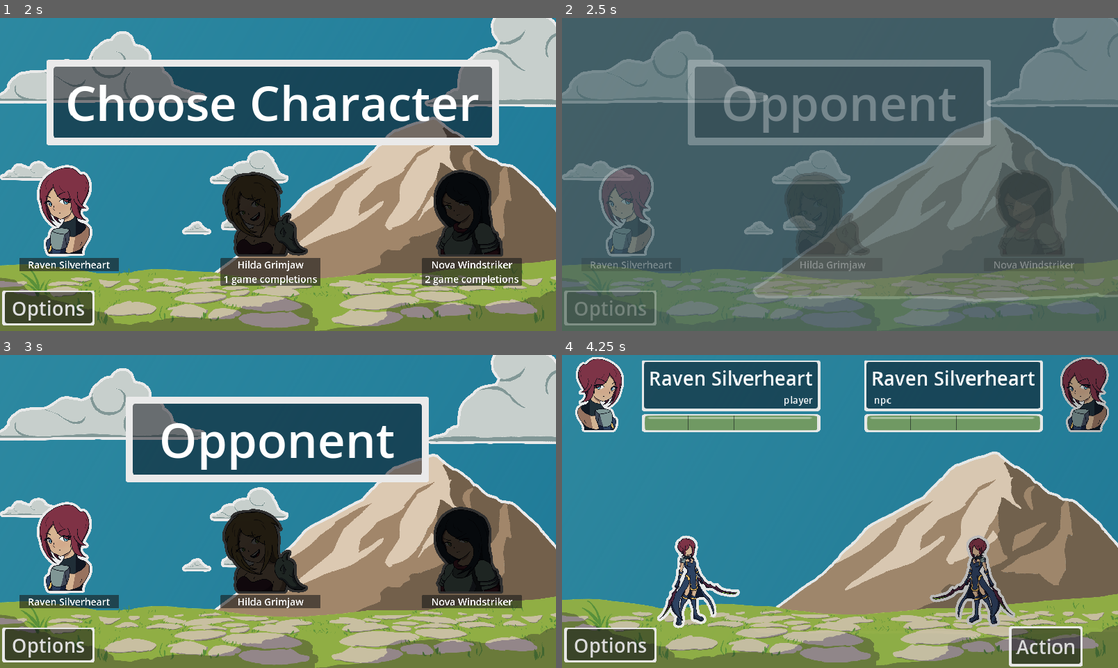
Above: before the commit, frames 1-4 (two rows, left to right).
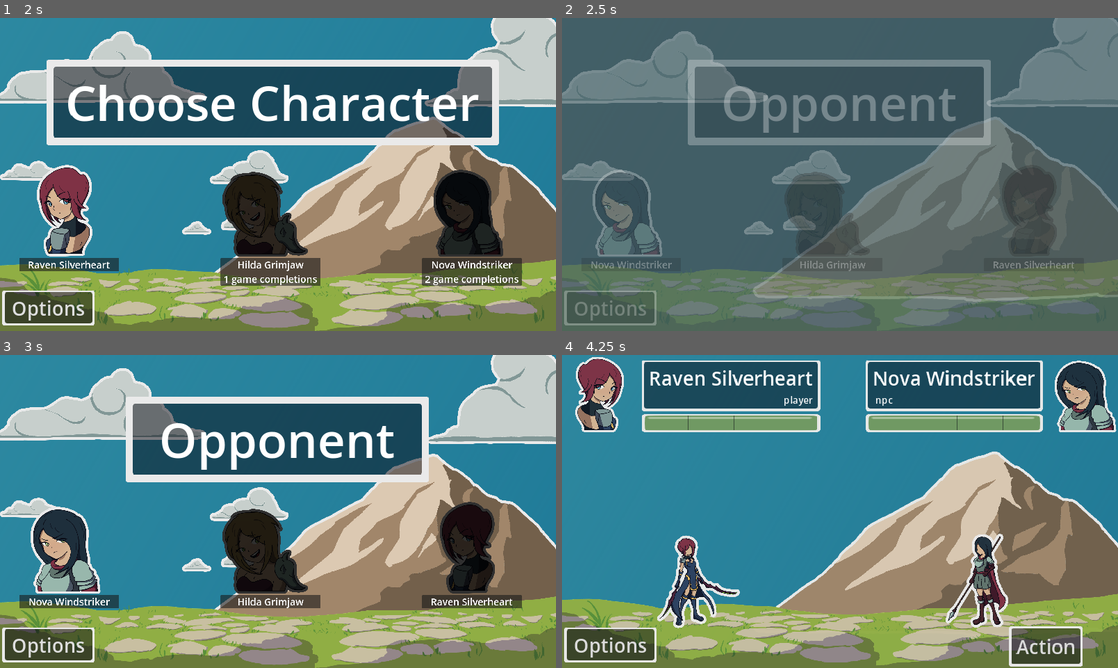
Above: after the commit, the same moments.

Repository: MajorZiploc/sticker_book_moments
Game: Godot game, scene res://scenes/title_scene.tscn
Same seed, same stepped clock (60 frames per second), same inputs: the game is played once before the commit and once after it.
Inputs (mouse positions are in pixels of both pictures, inside the frame that each line leads up to):
- Up to frame 1 (2 s): click "Play" at 0.5 s; tap Enter at 1.25 s; move the mouse to (400, 158) at 1.27 s; hold D (right) from 1.28 s (still down); click (400, 158) at 1.35 s
- Up to frame 2 (2.5 s): release D (right) at 2 s; click (628, 208) at 2.02 s
- Up to frame 3 (3 s): move the mouse to (166, 527) at 2.77 s; hold S (down) from 2.78 s (still down); tap Enter at 2.85 s
- Up to frame 4 (4.25 s): release S (down) at 3.5 s; click (628, 545) at 3.52 s

Frame 1 is identical in both runs. In frame 2, 2.5% of the frame differs, in the area x 5-93%, y 46-80%; in frame 3, 4.3%; in frame 4, 5.0%, in the area x 54-100%, y 0-88%.

Commit message:
Reverse opponents to avoid first fight being the same chars

Diff:
--- a/scenes/choose_char.gd
+++ b/scenes/choose_char.gd
@@ -25,9 +25,11 @@
     "inventory_item_types": player_inventory_item_types,
     "mod_types": [],
   });
+  var current_opponent_choice_keys = CombatUnitData.entries.keys();
+  current_opponent_choice_keys.reverse();
   AppState.insert_data(Constants.game_state, {
     "current_opponent_idx": 0,
-    "current_opponent_choice_keys": CombatUnitData.entries.keys(),
+    "current_opponent_choice_keys": current_opponent_choice_keys,
   });
   AppState.save_session();
   SceneSwitcher.change_scene("res://scenes/level_map.tscn", {})
